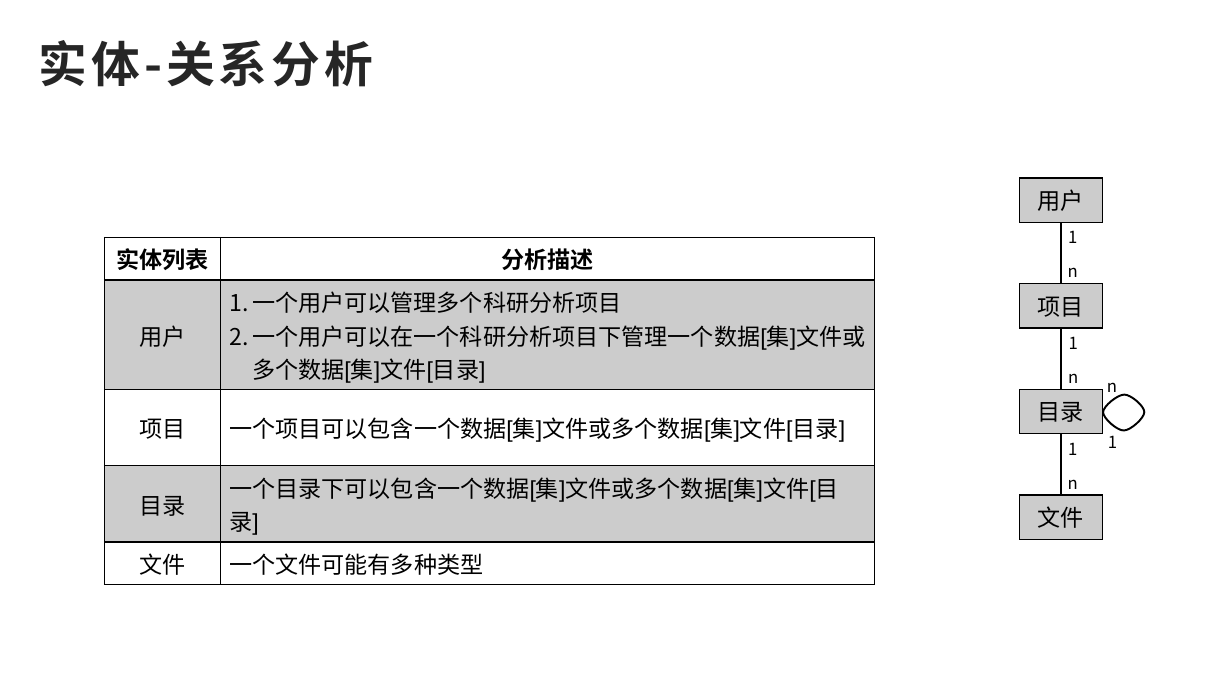
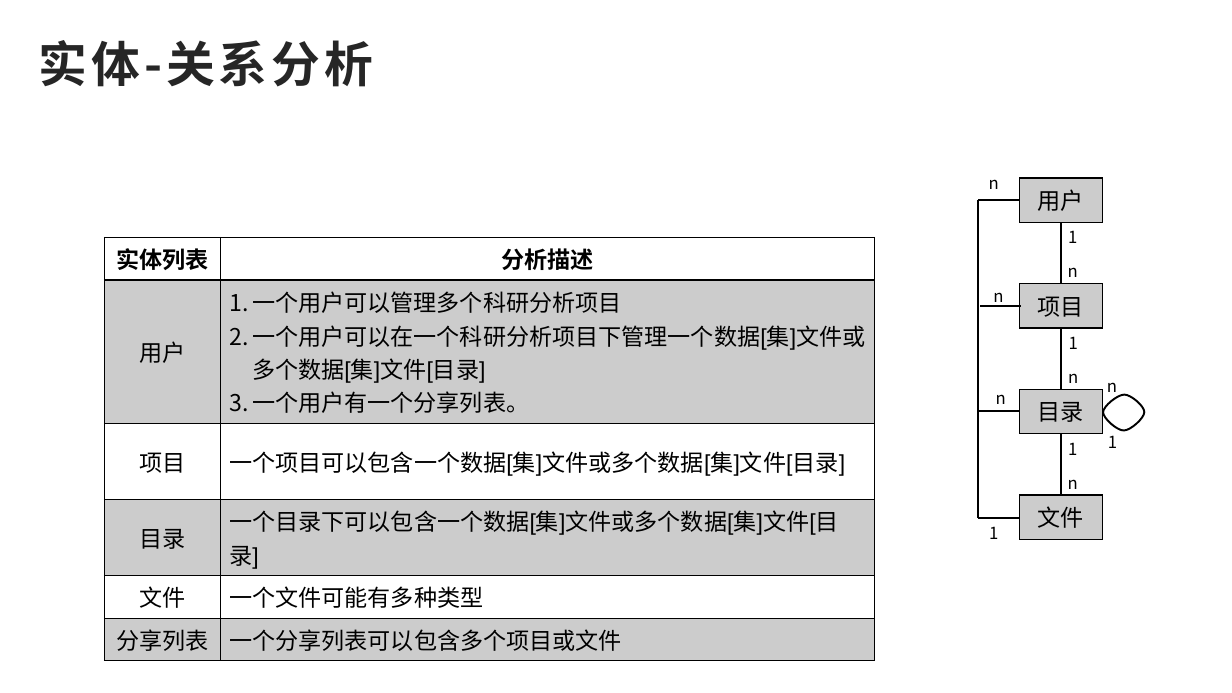
Before and after one commit to dlfld/dataops, a slide deck: slide 4 of 各种图/数据管理系统/ER图.pptx. Drawn at 1232x693 pixels with LibreOffice and Linux fonts; fonts in the diff are those of the drawing. Boxes give left, top, right and bottom in pixels: in the first picture for what was removed or moved away, otherwise in the second. Text is boxed around its words. In the diff, an @@ line names an element or a change of style, - is before the commit and + after.

```diff
--- a/各种图/数据管理系统/ER图.pptx
+++ b/各种图/数据管理系统/ER图.pptx
@@ text added at (989,179,999,189), 13 pt, text #000000 @@
+n
@@ line added from (1019, 201) to (979, 201), #000000 1.5 pt @@
@@ line added from (979, 518) to (979, 201), #000000 1.5 pt @@
@@ table at (104,238,875,655) @@
-row 2, column 2: 一个用户可以管理多个科研分析项目 / 一个用户可以在一个科研分析项目下管理一个数据[集]文件或多个数据[集]文件[目录]
+row 2, column 2: 一个用户可以管理多个科研分析项目 / 一个用户可以在一个科研分析项目下管理一个数据[集]文件或多个数据[集]文件[目录] / 一个用户有一个分享列表。
+row 6: 分享列表 | 一个分享列表可以包含多个项目或文件
@@ text added at (993,292,1003,307), 13 pt, text #000000 @@
+n
@@ line added from (1021, 306) to (980, 306), #000000 1.5 pt @@
@@ line added from (1019, 411) to (979, 411), #000000 1.5 pt @@
@@ text added at (996,394,1006,404), 13 pt, text #000000 @@
+n
@@ line added from (1019, 518) to (979, 518), #000000 1.5 pt @@
@@ text added at (989,526,998,539), 13 pt, text #000000 @@
+1
```
Also in this commit, not shown: 2 other slides changed.
